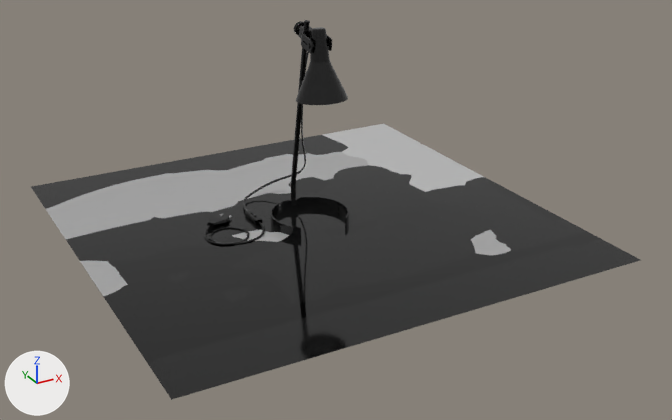
Renders of the OBJ model PhysicallyBasedRenderer/res/lamp/lamp.obj from each side of a commit.
Before and after are seen from a 50 mm lens placed at (-86.0, -168.6, 85.4), pointed at (1.7, -9.2, 5.7). The axes (+X, +Y, +Z) are drawn at lower left. The lights are the same throughout. Where no turn or scale is listed for an object, it has been applied to the vertices.

Objects in the first picture: 'lamp'.
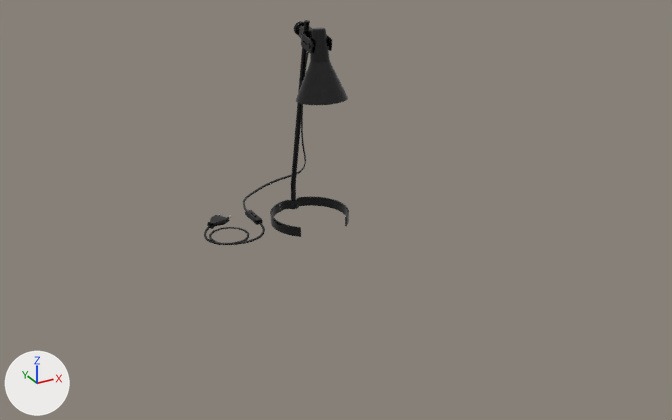
The change, as a diff of the scene's bpy script:
```diff
--- a/PhysicallyBasedRenderer/res/lamp/lamp.obj.py
+++ b/PhysicallyBasedRenderer/res/lamp/lamp.obj.py
@@ me_lamp @@
 me_lamp.from_pydata(...)  # 9937 vertices, 9642 faces; spans x -50.0..50.0, y -50.0..50.0, z -0.1..44.5
 # used by ob_lamp; location = (0.0, 0.0, 0.0)
+# me_lamp part 1: the loose piece of 10 vertices spanning x -50.0..50.0, y -50.0..50.0, z 0.0 is deleted
 me_lamp.materials.append(mat_lamp)
```

Where the change shows, as pixel boxes [x1, y1, x2, y2] in the pictures (672 x 420 px):
'lamp', reshaped: before [31, 20, 640, 400]; after [204, 20, 349, 245]
part 1 of me_lamp, deleted (black): before [31, 124, 640, 400]
